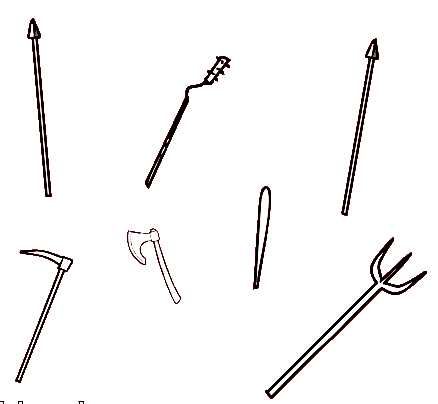
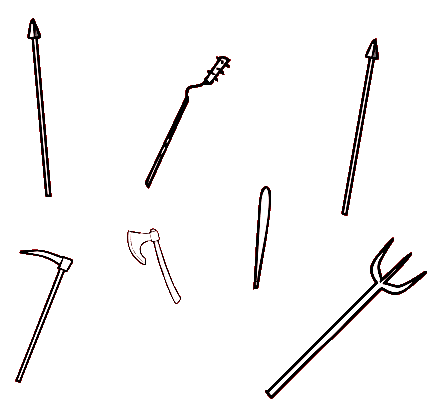
Layered file, before and after one edit (438 × 404). Changes by layer:
painted on "Pasted Layer" over box(0, 401, 84, 404)
